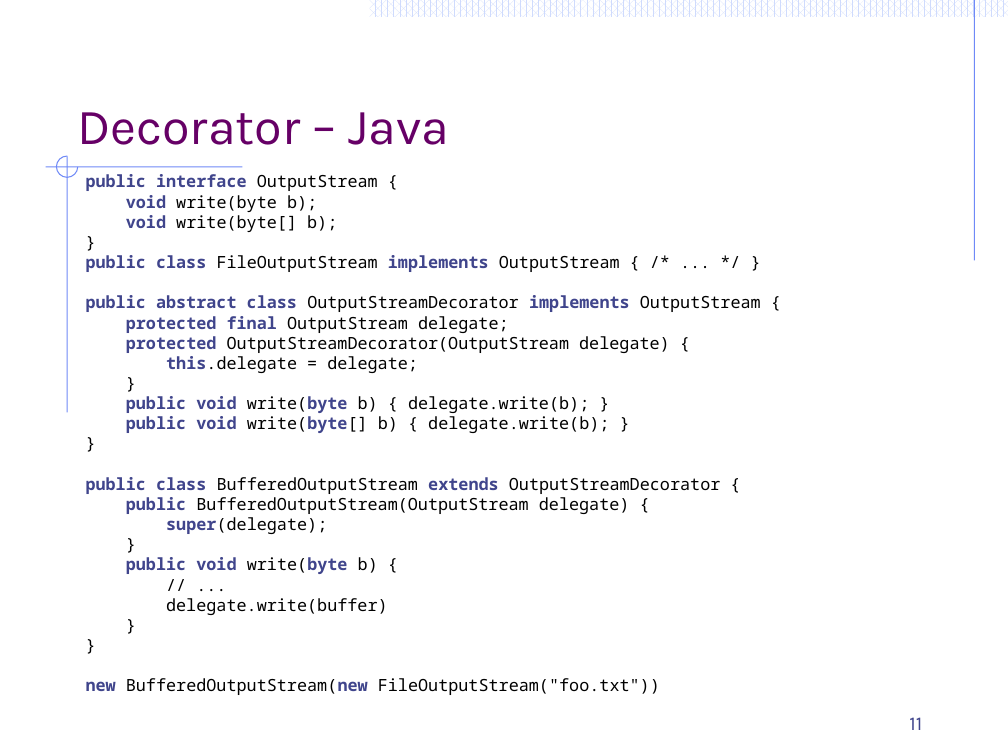
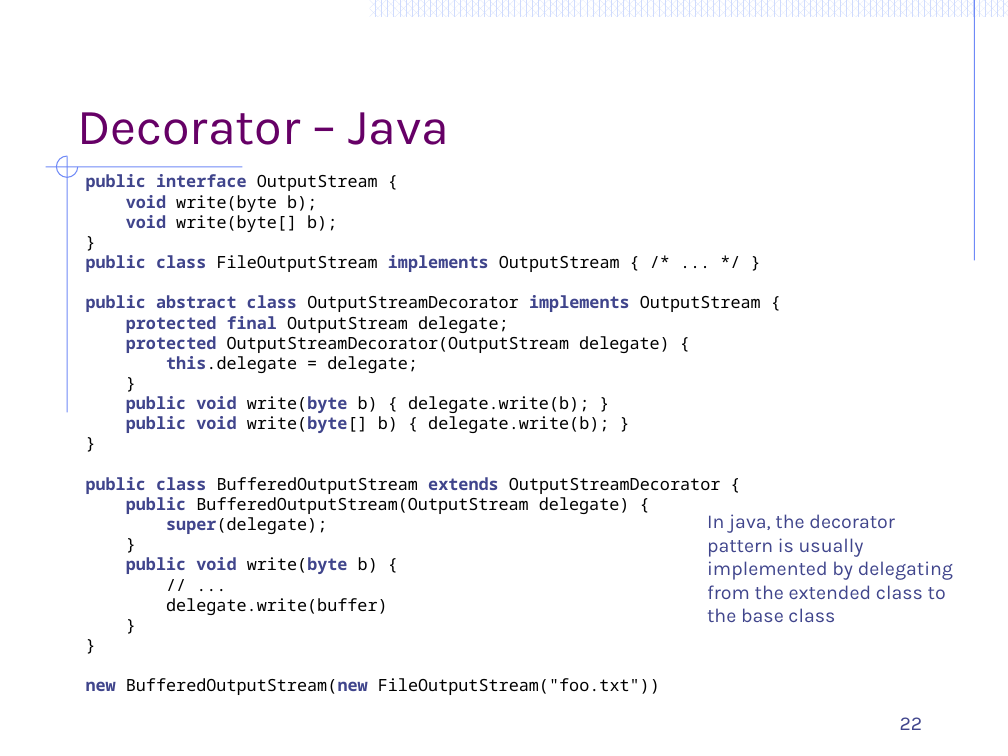
Before and after one commit to ArchitectingSoftware/CS575-SoftwareDesign, a slide deck: slide 22 of Lectures/M7-FunctionalDesignPatterns.pptx (slide 11 before the commit). Drawn at 1008x756 pixels with LibreOffice and Linux fonts; fonts in the diff are those of the drawing. Boxes give left, top, right and bottom in pixels: in the first picture for what was removed or moved away, otherwise in the second. Text is boxed around its words. In the diff, an @@ line names an element or a change of style, - is before the commit and + after.

```diff
--- a/Lectures/M7-FunctionalDesignPatterns.pptx
+++ b/Lectures/M7-FunctionalDesignPatterns.pptx
@@ text added at (x1=707, y1=514, x2=953, y2=622), 14 pt, text #40458C @@
+In java, the decorator pattern is usually implemented by delegating from the extended class to the base class
@@ page number at (x1=900, y1=717, x2=923, y2=730): text changed @@
-11
+22
```
Also in this commit, not shown: 13 other slides changed, 27 slides added, 25 slides removed, 3 other files.
